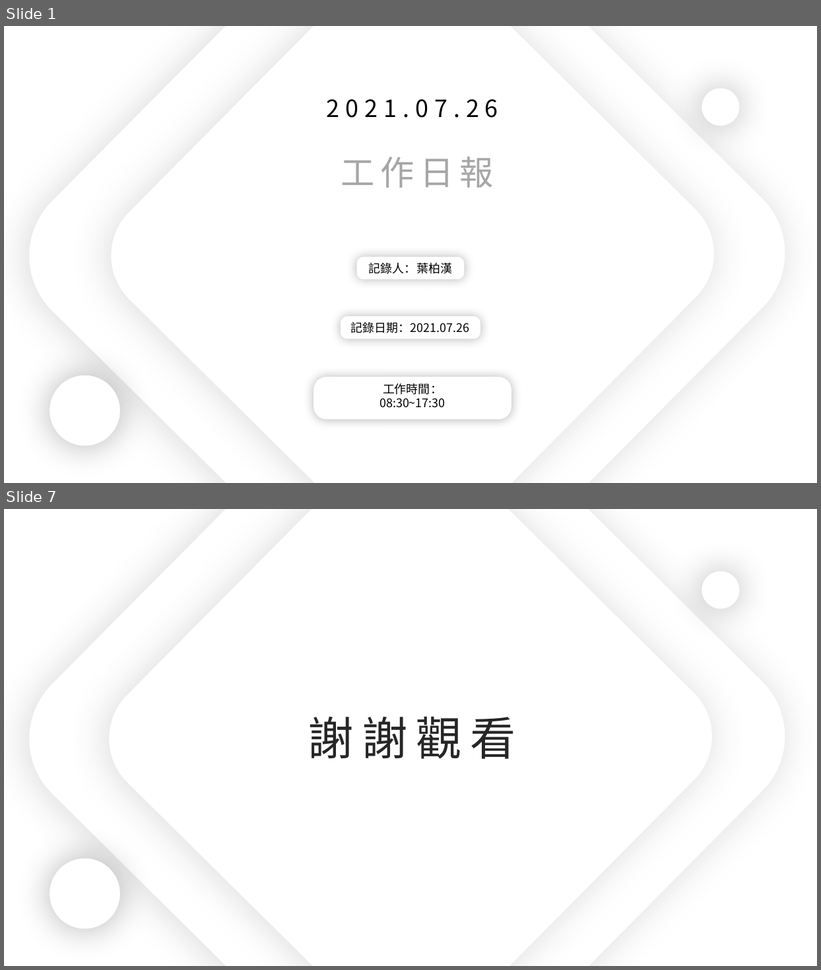
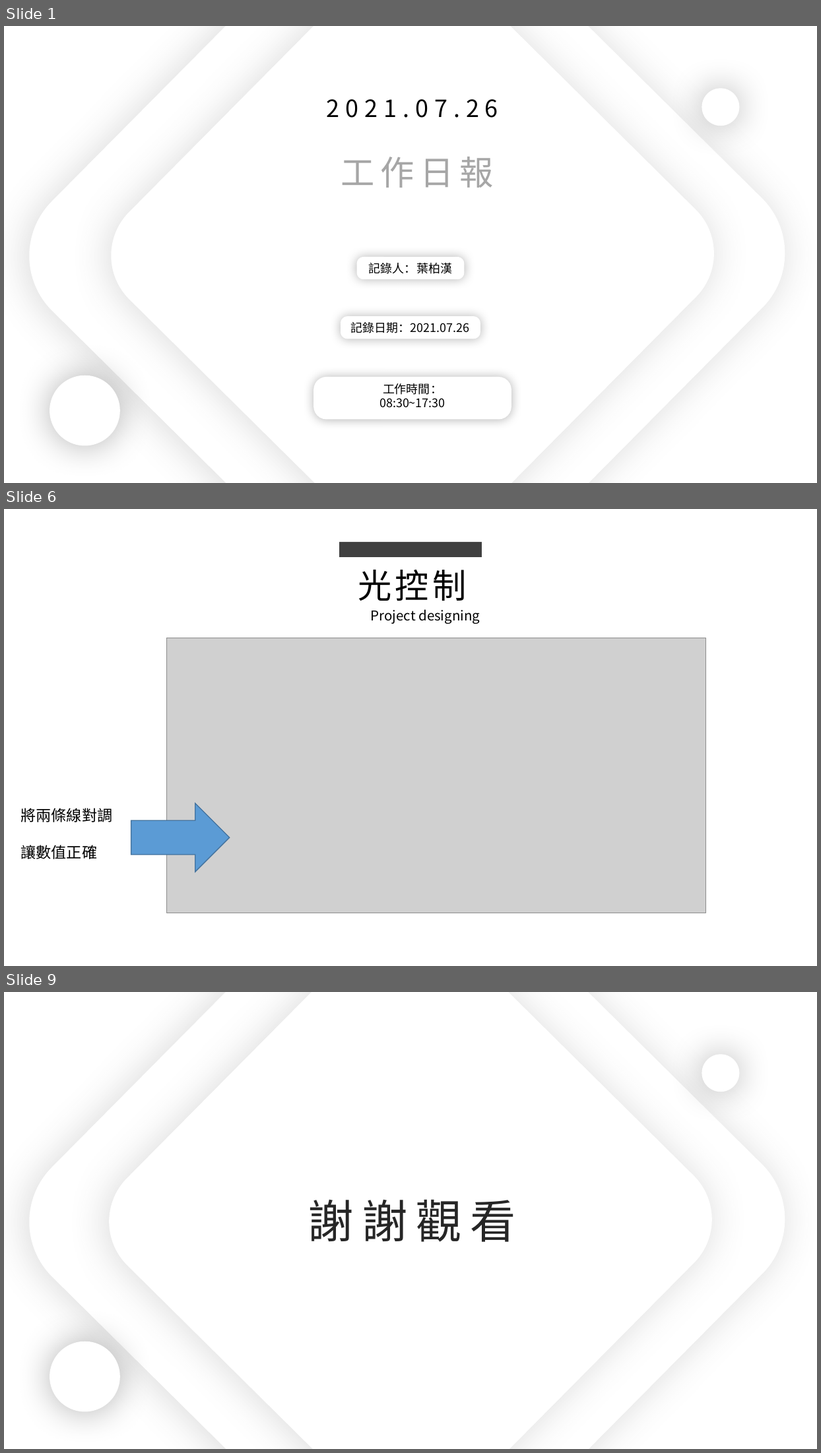
Before and after one commit to king637324/KnowledgeGreenhouseSystem, a slide deck: 工作日報_葉柏漢/2021.07/2021.07.26工作日報_葉柏漢.pptx. Shown one above the other, each under a label of ours: slides 1 and 7 before the commit, slides 1, 6 and 9 after it; the slides between them are not shown. The pictures are 821x970 and 821x1453 pixels, drawn with LibreOffice and Linux fonts; fonts in the diff are those of the drawing; grey boxes stand for pictures. Boxes give left, top, right and bottom in pixels: in the first picture for what was removed or moved away, otherwise in the second. Text is boxed around its words. In the diff, an @@ line names an element or a change of style, - is before the commit and + after.

```diff
--- a/工作日報_葉柏漢/2021.07/2021.07.26工作日報_葉柏漢.pptx
+++ b/工作日報_葉柏漢/2021.07/2021.07.26工作日報_葉柏漢.pptx
@@ slide 6 added at (4, 509, 817, 966), background #FFFFFF @@
@@ rectangle added at (339, 542, 482, 557), fill #404040 @@
@@ text added at (358, 569, 466, 601), 40 pt, text #000000 @@
+光控制
@@ text added at (371, 609, 480, 624), 16 pt, text #000000 @@
+Project designing
@@ picture added at (167, 638, 706, 914) @@
@@ right arrow added at (131, 803, 229, 872), fill #5B9BD5, outline #43739E 1 pt @@
@@ text added at (21, 808, 113, 859), 18 pt, text #000000 @@
+將兩條線對調
+讓數值正確
@@ what was slide 7 is now slide 9 @@
```
Also in this commit, not shown: 3 slides changed, 3 other slides added, 2 slides removed, 5 other files.
